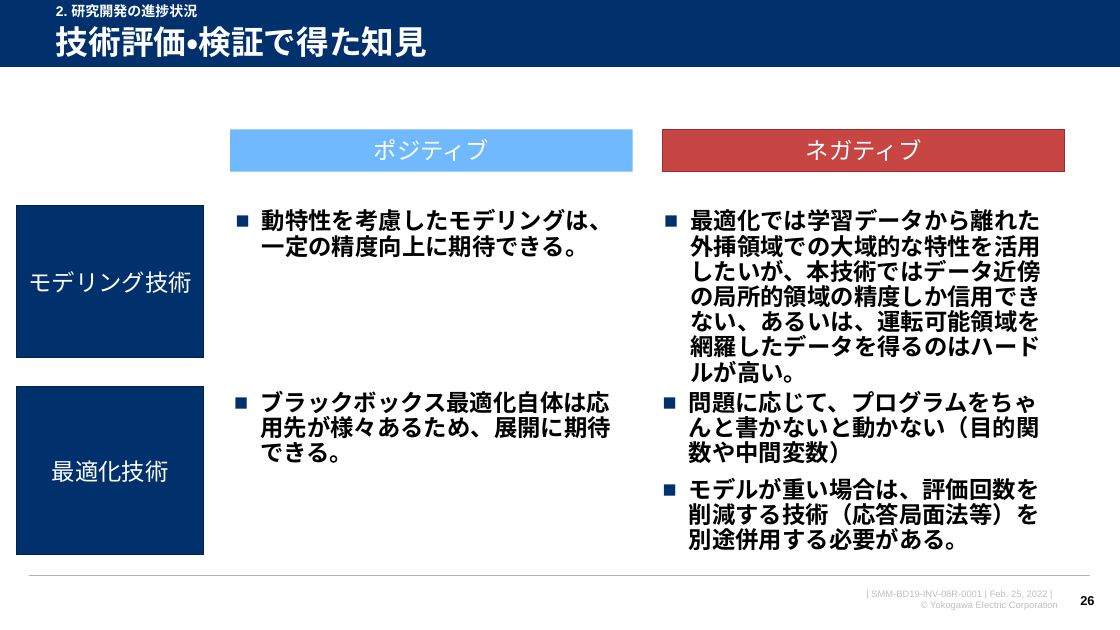
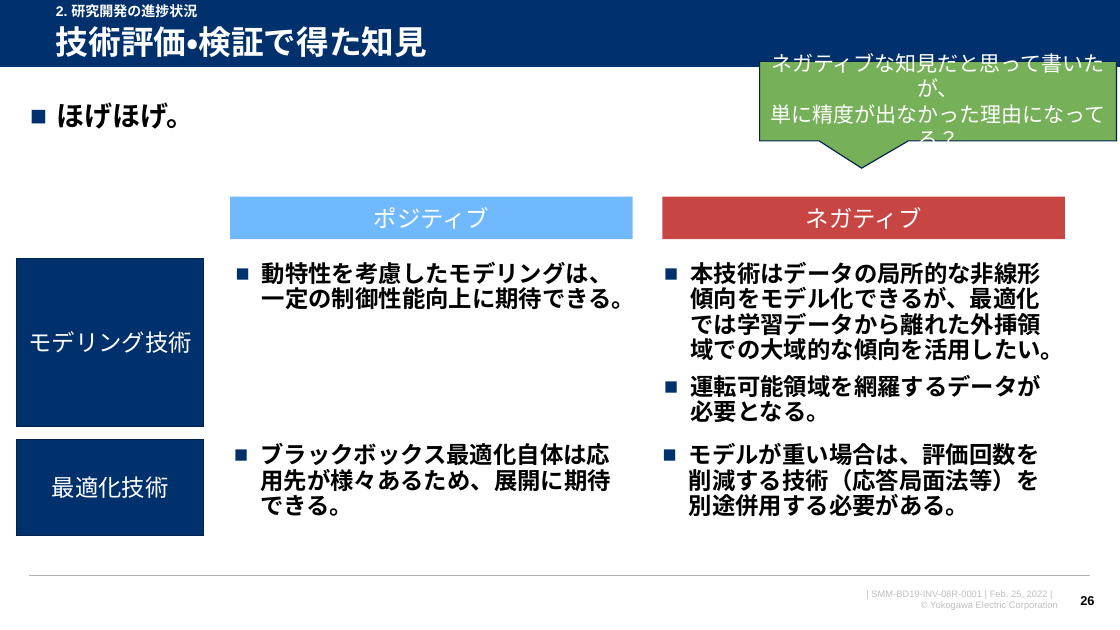
Before and after one commit to watarukumagai-git/opt, a slide deck: slide 26 of SoS/20231201_連携最適_LR2資料_kuma.pptx. Drawn at 1120x630 pixels with LibreOffice and Linux fonts; fonts in the diff are those of the drawing; background and template pictures are left out. Boxes give left, top, right and bottom in pixels: in the first picture for what was removed or moved away, otherwise in the second. Text is boxed around its words. In the diff, an @@ line names an element or a change of style, - is before the commit and + after.

```diff
--- a/SoS/20231201_連携最適_LR2資料_kuma.pptx
+++ b/SoS/20231201_連携最適_LR2資料_kuma.pptx
@@ speech box added at box(760, 61, 1117, 141), fill #76B059, outline #002450 1 pt, 18 pt, text #FFFFFF @@
+ネガティブな知見だと思って書いたが、
+単に精度が出なかった理由になってる？
@@ text added at box(56, 102, 195, 129), 24 pt, text #000000, bold @@
+■ ほげほげ。
@@ rectangle "ポジティブ": place and size @@
-rectangle "ポジティブ" at box(230, 129, 633, 171)
+rectangle "ポジティブ" at box(230, 197, 633, 239)
@@ rectangle "ネガティブ": place and size @@
-rectangle "ネガティブ" at box(663, 129, 1065, 171)
+rectangle "ネガティブ" at box(663, 197, 1065, 239)
@@ rectangle "ネガティブ" at box(663, 197, 1065, 239): outline #9A302E 1 pt to none @@
@@ rectangle "モデリング技術": place and size @@
-rectangle "モデリング技術" at box(17, 206, 204, 358)
+rectangle "モデリング技術" at box(17, 259, 204, 427)
@@ text at box(262, 262, 635, 309): text changed @@
-■ 動特性を考慮したモデリングは、一定の精度向上に期待できる。
+■ 動特性を考慮したモデリングは、一定の制御性能向上に期待できる。
@@ text at box(690, 262, 1064, 422): text changed @@
-■ 最適化では学習データから離れた外挿領域での大域的な特性を活用したいが、本技術ではデータ近傍の局所的領域の精度しか信用できない、あるいは、運転可能領域を網羅したデータを得るのはハードルが高い。
+■ 本技術はデータの局所的な非線形傾向をモデル化できるが、最適化では学習データから離れた外挿領域での大域的な傾向を活用したい。
+■ 運転可能領域を網羅するデータが必要となる。
@@ text at box(689, 391, 1040, 463): paragraph removed @@
-■ 問題に応じて、プログラムをちゃんと書かないと動かない（目的関数や中間変数）
@@ rectangle "最適化技術": place and size @@
-rectangle "最適化技術" at box(17, 386, 204, 555)
+rectangle "最適化技術" at box(17, 439, 204, 535)
@@ text "ブラックボックス最適化自体は応用先が様々あるため、展開に期待できる。": place and size @@
-text "ブラックボックス最適化自体は応用先が様々あるため、展開に期待できる。" at box(260, 391, 611, 463)
+text "ブラックボックス最適化自体は応用先が様々あるため、展開に期待できる。" at box(260, 443, 611, 516)
@@ text "モデルが重い場合は、評価回数を削減する技術（応答局面法等）を別途併用する必要がある。": place and size @@
-text "モデルが重い場合は、評価回数を削減する技術（応答局面法等）を別途併用する必要がある。" at box(689, 391, 1040, 550)
+text "モデルが重い場合は、評価回数を削減する技術（応答局面法等）を別途併用する必要がある。" at box(689, 443, 1040, 516)
```
Also in this commit, not shown: 4 other slides changed.
